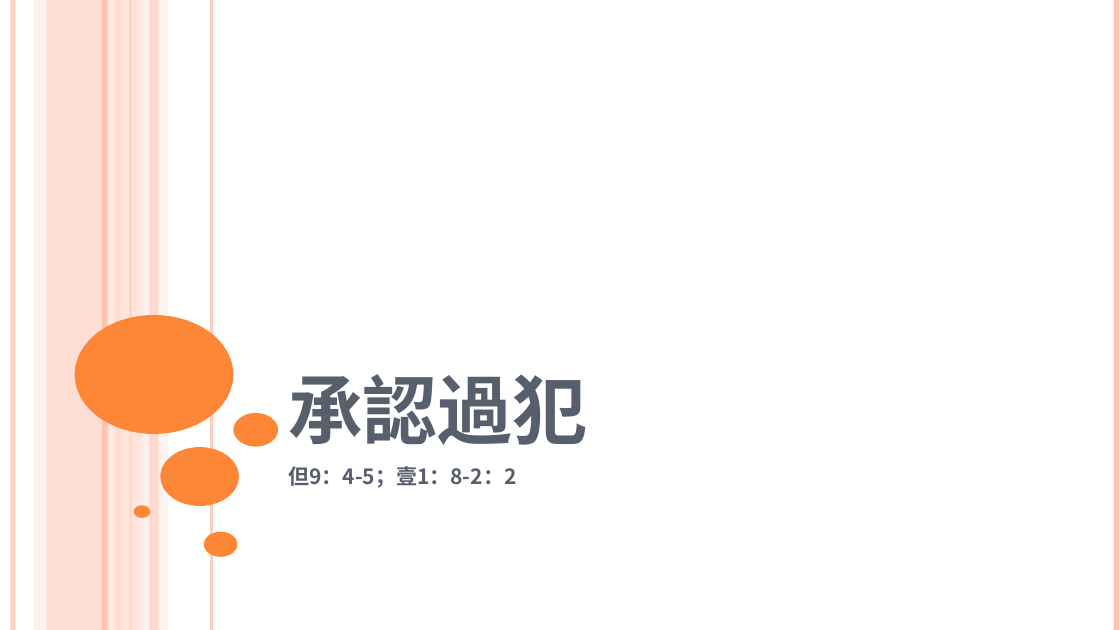
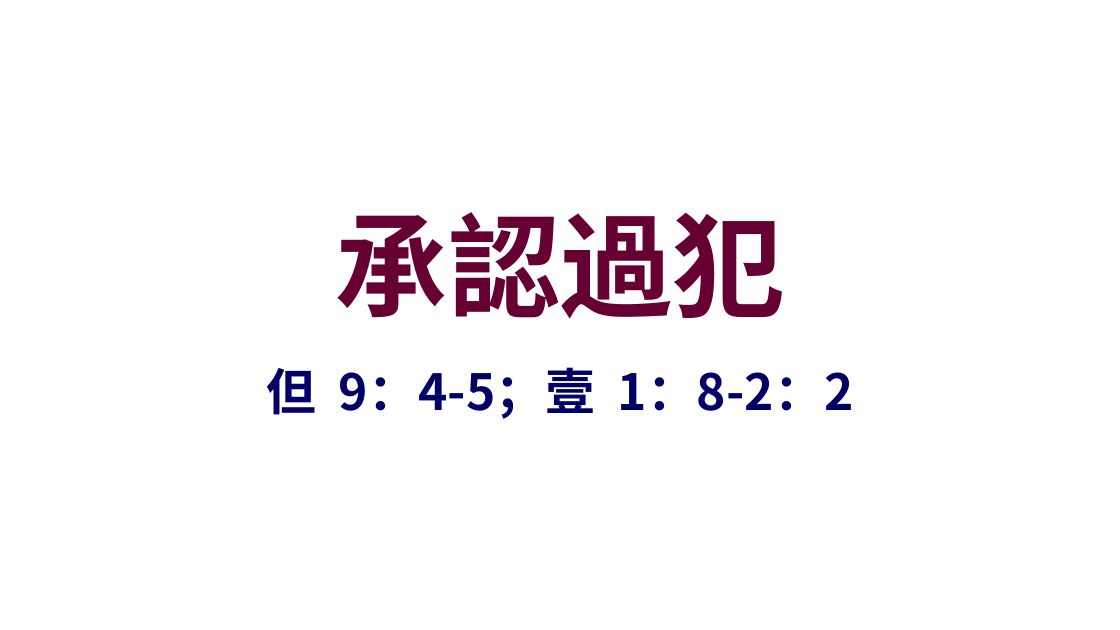
Before and after one commit to batisuoc/worship-resources, a slide deck: slide 1 of 22承認過犯.pptx. Drawn at 1120x630 pixels with LibreOffice and Linux fonts; fonts in the diff are those of the drawing; background and template pictures are left out. Boxes give left, top, right and bottom in pixels: in the first picture for what was removed or moved away, otherwise in the second. Text is boxed around its words. In the diff, an @@ line names an element or a change of style, - is before the commit and + after.

```diff
--- a/22承認過犯.pptx
+++ b/22承認過犯.pptx
@@ line removed from (13, 0) to (13, 630) @@
@@ rectangle removed at [34, 0, 46, 630] @@
@@ rectangle removed at [47, 0, 122, 630] @@
@@ line removed from (105, 0) to (105, 630) @@
@@ line removed from (112, 0) to (112, 630) @@
@@ rectangle removed at [121, 0, 144, 630] @@
@@ line removed from (131, 0) to (131, 630) @@
@@ rectangle removed at [139, 0, 168, 630] @@
@@ rectangle removed at [150, 0, 159, 630] @@
@@ line removed from (212, 0) to (212, 630) @@
@@ line removed from (1117, 0) to (1117, 630) @@
@@ title "承認過犯": place and size @@
-title "承認過犯" at [288, 374, 587, 445]
+title "承認過犯" at [336, 212, 784, 319]
@@ title "承認過犯" at [336, 212, 784, 319]: size 80 to 96 pt, text colour #575F6D to #660033, small capitals off; alignment left to centre; vertical alignment bottom to middle @@
@@ ellipse removed at [75, 315, 234, 434] @@
@@ subtitle at [267, 367, 854, 419]: text changed; size 18 to 42.7 pt; text colour #575F6D to #000066 @@
-但9：4-5；壹1：8-2：2
+但 9：4-5；壹 1：8-2：2
@@ ellipse removed at [234, 413, 278, 447] @@
@@ ellipse removed at [160, 447, 239, 506] @@
@@ ellipse removed at [134, 506, 150, 518] @@
@@ ellipse removed at [204, 532, 238, 557] @@
```
Also in this commit, not shown: 4 other slides changed.
